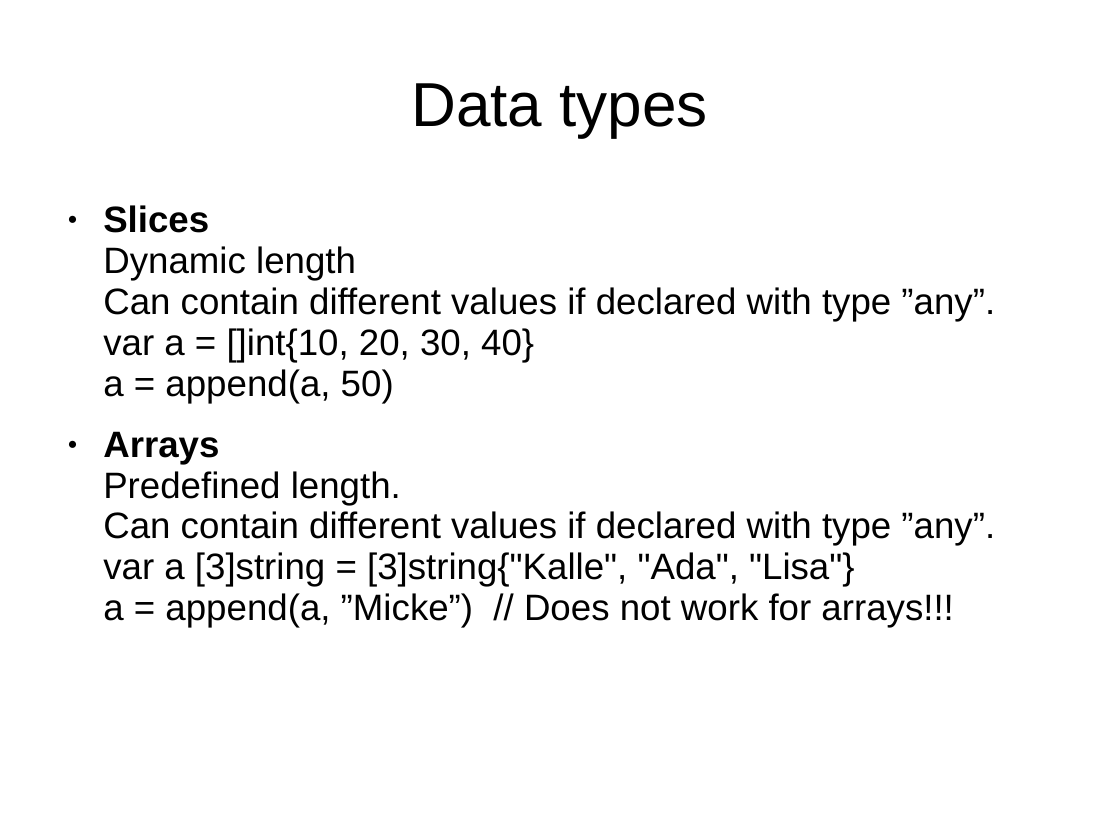
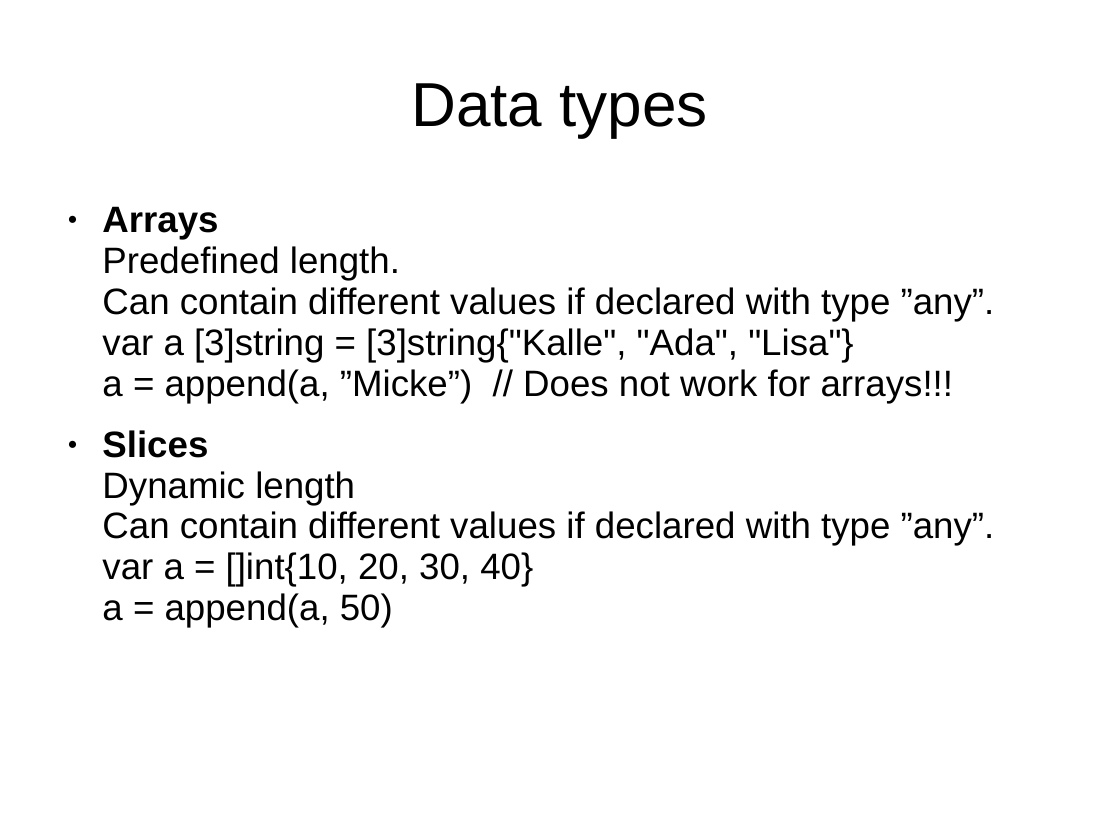
Before and after one commit to smicker/go_course, a slide deck: slide 28 of Golang genomgång.ppt. Drawn at 1120x840 pixels with LibreOffice and Linux fonts; fonts in the diff are those of the drawing; background and template pictures are left out. Boxes give left, top, right and bottom in pixels: in the first picture for what was removed or moved away, otherwise in the second. Text is boxed around its words. In the diff, an @@ line names an element or a change of style, - is before the commit and + after.

```diff
--- a/Golang genomgång.ppt
+++ b/Golang genomgång.ppt
@@ text at [102, 206, 995, 403]: paragraph added @@
+● Arrays
+  Predefined length.
+  Can contain different values if declared with type ”any”.
+  var a [3]string = [3]string{"Kalle", "Ada", "Lisa"}
+  a = append(a, ”Micke”) // Does not work for arrays!!!
@@ text at [102, 430, 995, 628]: indent changed @@
@@ text at [103, 431, 995, 628]: paragraph removed @@
-● Arrays
-  Predefined length.
-  Can contain different values if declared with type ”any”.
-  var a [3]string = [3]string{"Kalle", "Ada", "Lisa"}
-  a = append(a, ”Micke”) // Does not work for arrays!!!
```
Also in this commit, not shown: 47 other slides changed, 2 slides added, 2 slides removed, 1 other file.
